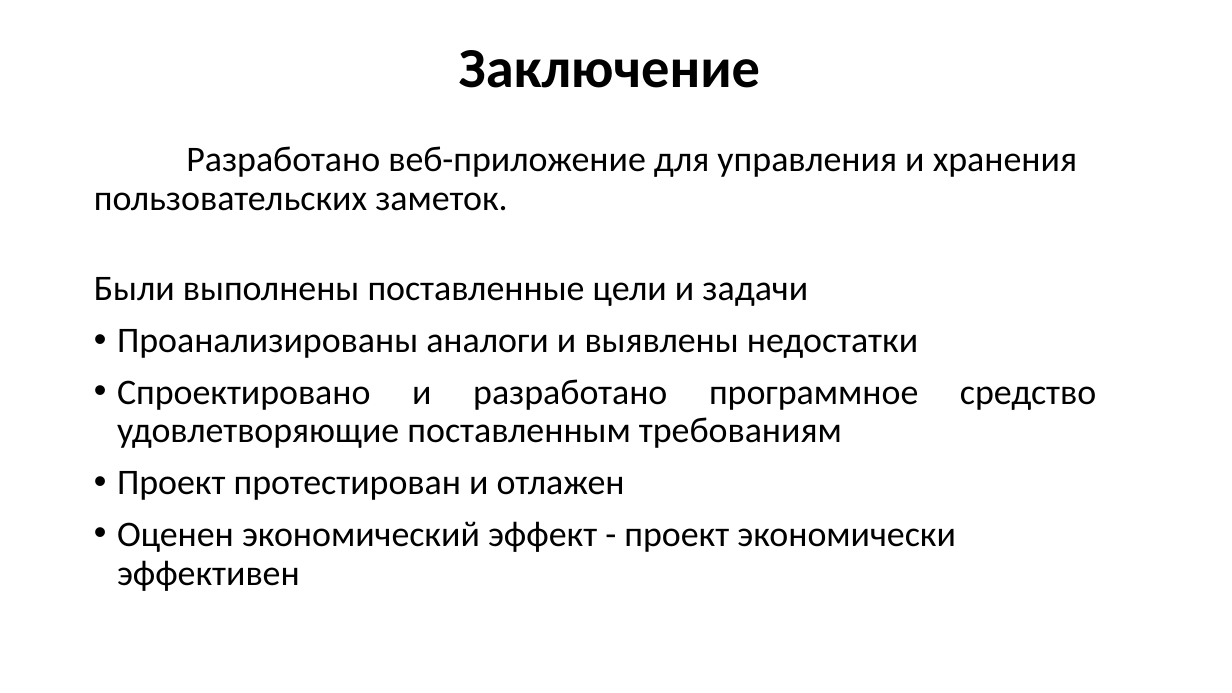
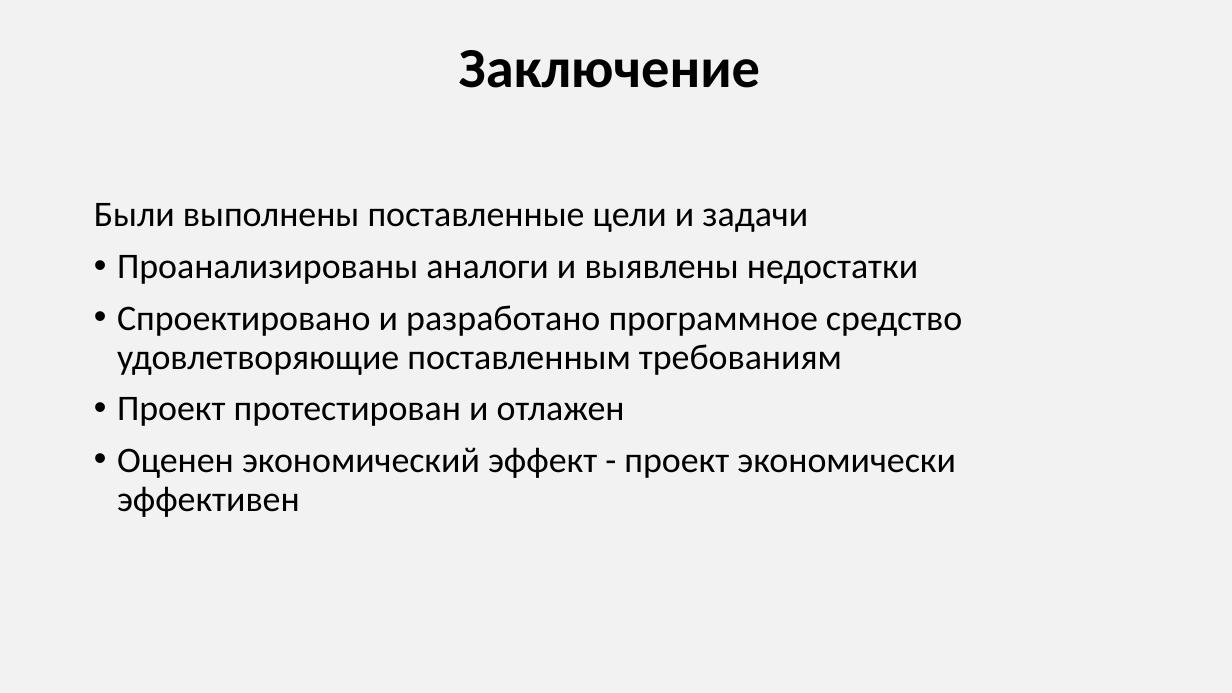
Before and after one commit to Kristafer/web-notes, a slide deck: slide 22 of documents/Пискарёв_Кирилл_Защита.pptx (slide 23 before the commit). Drawn at 1232x693 pixels with LibreOffice and Linux fonts; fonts in the diff are those of the drawing. Boxes give left, top, right and bottom in pixels: in the first picture for what was removed or moved away, otherwise in the second. Text is boxed around its words. In the diff, an @@ line names an element or a change of style, - is before the commit and + after.

```diff
--- a/documents/Пискарёв_Кирилл_Защита.pptx
+++ b/documents/Пискарёв_Кирилл_Защита.pptx
@@ background #FFFFFF to #F2F2F2 @@
@@ text at box(94, 146, 1077, 211): paragraph removed @@
-Разработано веб-приложение для управления и хранения пользовательских заметок.
@@ text "Были выполнены поставленные цели и ...": place and size @@
-text "Были выполнены поставленные цели и ..." at box(94, 146, 1096, 591)
+text "Были выполнены поставленные цели и ..." at box(94, 203, 962, 517)
@@ text at box(117, 305, 962, 426): alignment justified to left @@
```
Also in this commit, not shown: 22 other slides changed, 1 slide removed, 15 other files.
